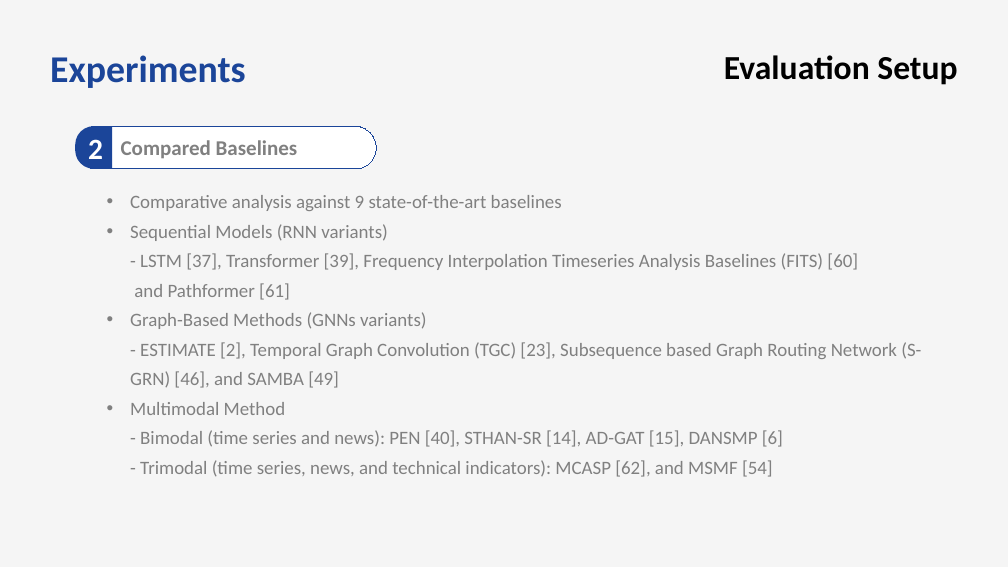
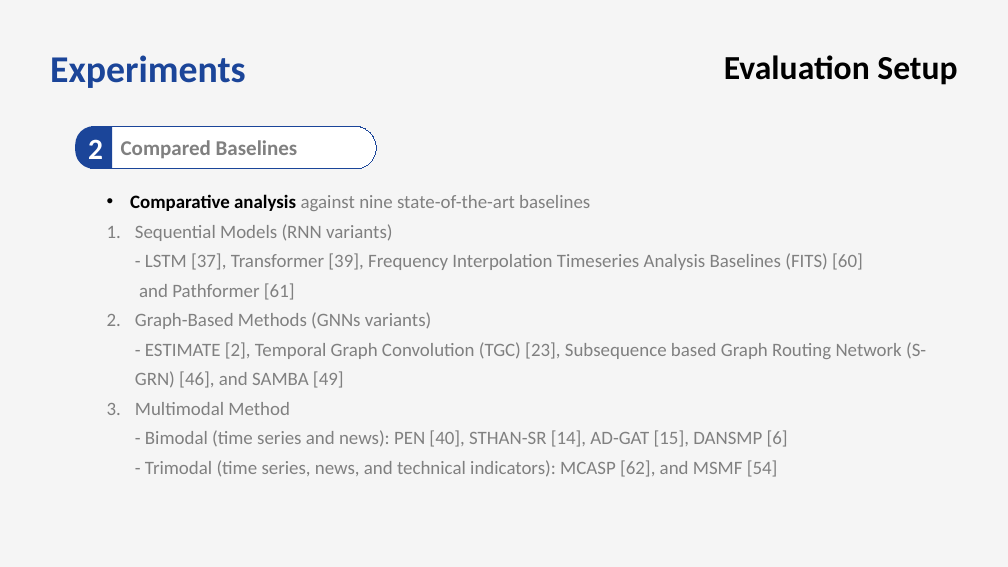
Before and after one commit to bts1991/study, a slide deck: slide 24 of 논문 Review/Others/paper_review.pptx. Drawn at 1008x567 pixels with LibreOffice and Linux fonts; fonts in the diff are those of the drawing. Boxes give left, top, right and bottom in pixels: in the first picture for what was removed or moved away, otherwise in the second. Text is boxed around its words. In the diff, an @@ line names an element or a change of style, - is before the commit and + after.

```diff
--- a/논문 Review/Others/paper_review.pptx
+++ b/논문 Review/Others/paper_review.pptx
@@ text at [130, 194, 590, 211]: text changed @@
-  • Comparative analysis against 9 state-of-the-art baselines
+  • Comparative analysis against nine state-of-the-art baselines
@@ text at [135, 224, 926, 477]: bullet • to 1. @@
```
Also in this commit, not shown: 19 other slides changed, 1 slide added.
